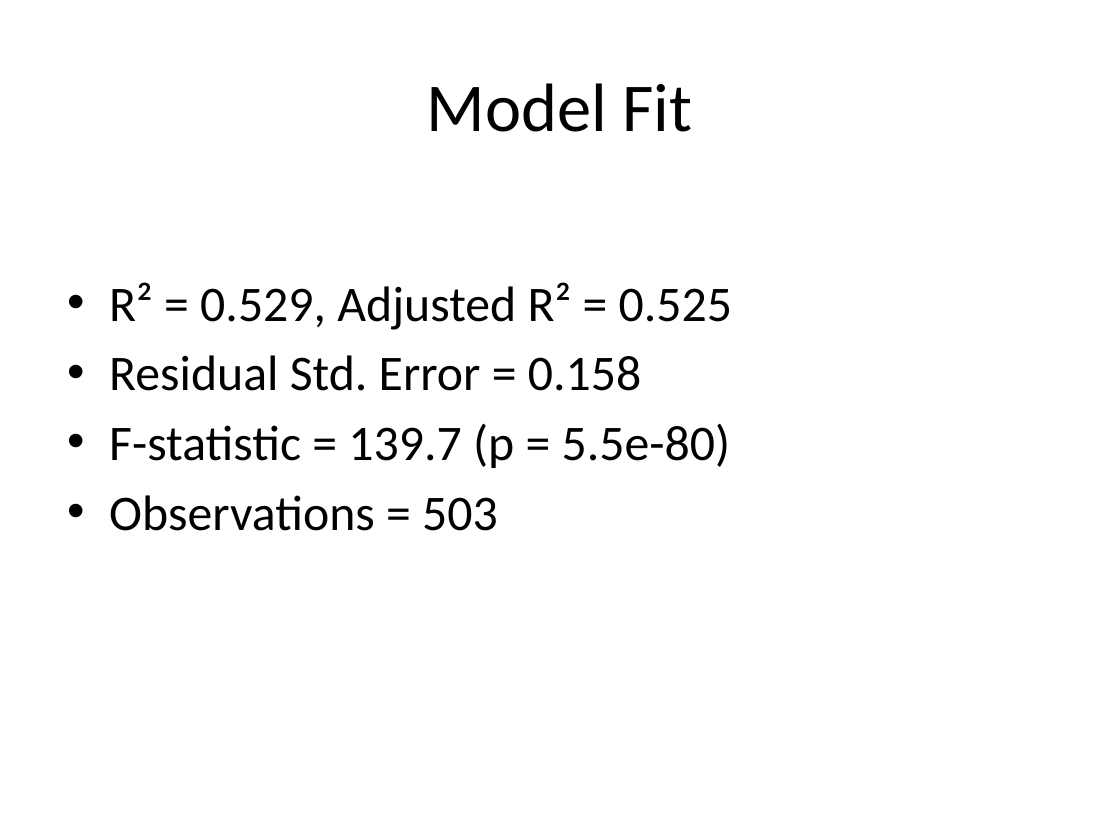
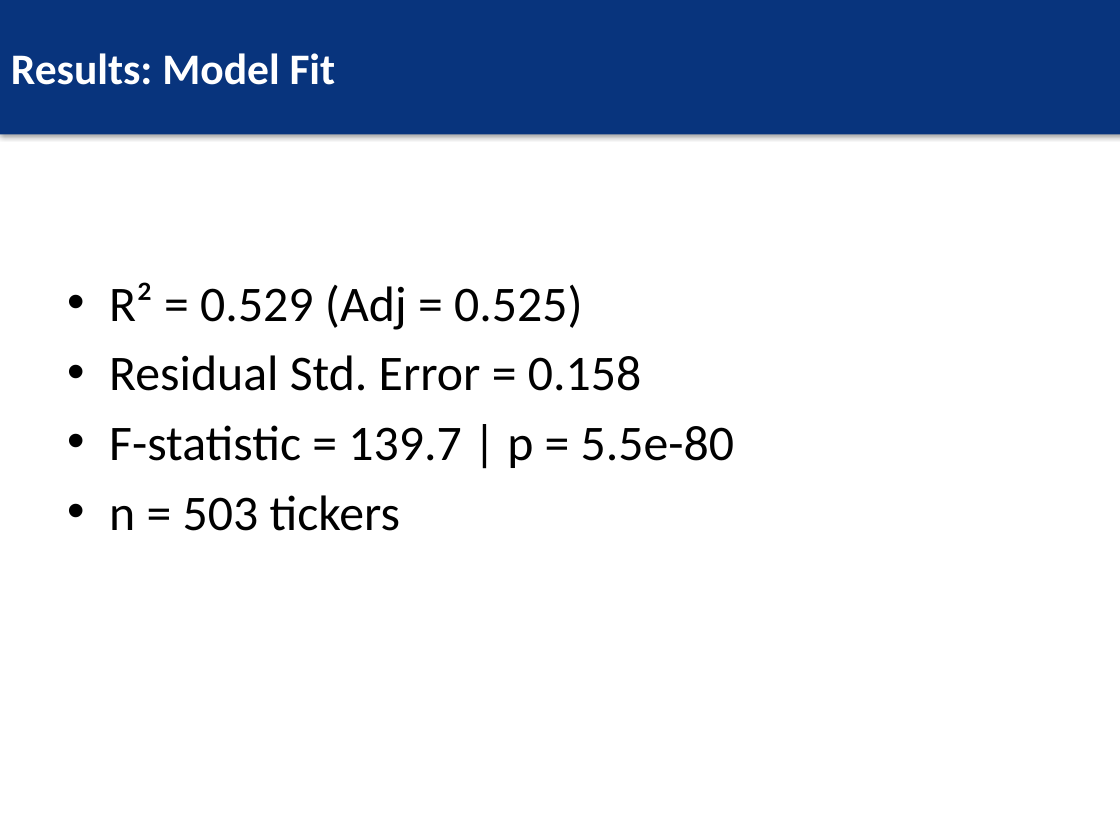
Before and after one commit to paullopes2004/RegressionCourseProject, a slide deck: slide 9 of reports/Regression_Project_Presentation.pptx. Drawn at 1120x840 pixels with LibreOffice and Linux fonts; fonts in the diff are those of the drawing. Boxes give left, top, right and bottom in pixels: in the first picture for what was removed or moved away, otherwise in the second. Text is boxed around its words. In the diff, an @@ line names an element or a change of style, - is before the commit and + after.

```diff
--- a/reports/Regression_Project_Presentation.pptx
+++ b/reports/Regression_Project_Presentation.pptx
@@ rectangle "Results: Model Fit" resized from (x1=427, y1=83, x2=693, y2=132) to (x1=0, y1=0, x2=1120, y2=134) @@
@@ rectangle "Results: Model Fit" at (x1=0, y1=0, x2=1120, y2=134): fill none to #08347D; shadow on @@
@@ text in rectangle at (x1=11, y1=53, x2=336, y2=85): text changed; size 44 to 28 pt; text colour #000000 to #FFFFFF; bold on @@
-Model Fit
+Results: Model Fit
@@ text at (x1=109, y1=282, x2=583, y2=330): text changed @@
-• R² = 0.529, Adjusted R² = 0.525
+• R² = 0.529 (Adj = 0.525)
@@ text at (x1=109, y1=425, x2=734, y2=531): text changed @@
-• F-statistic = 139.7 (p = 5.5e-80)
-• Observations = 503
+• F-statistic = 139.7 | p = 5.5e-80
+• n = 503 tickers
```
Also in this commit, not shown: 6 other slides changed, 11 slides added, 8 slides removed.
